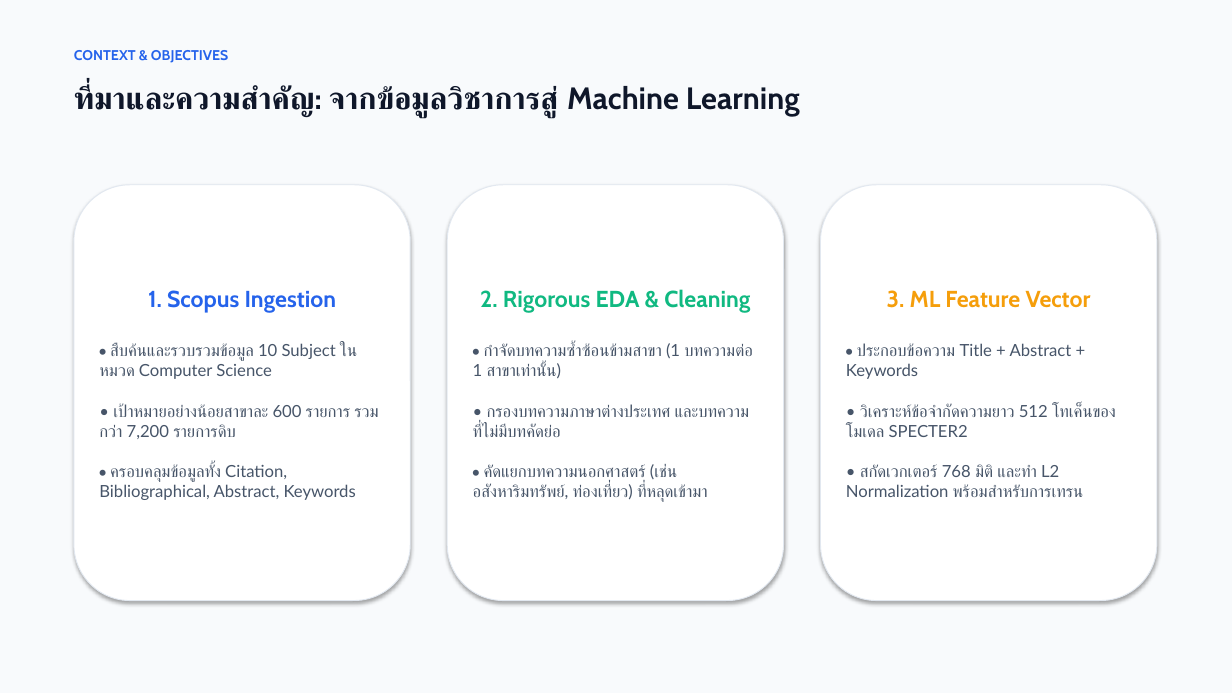
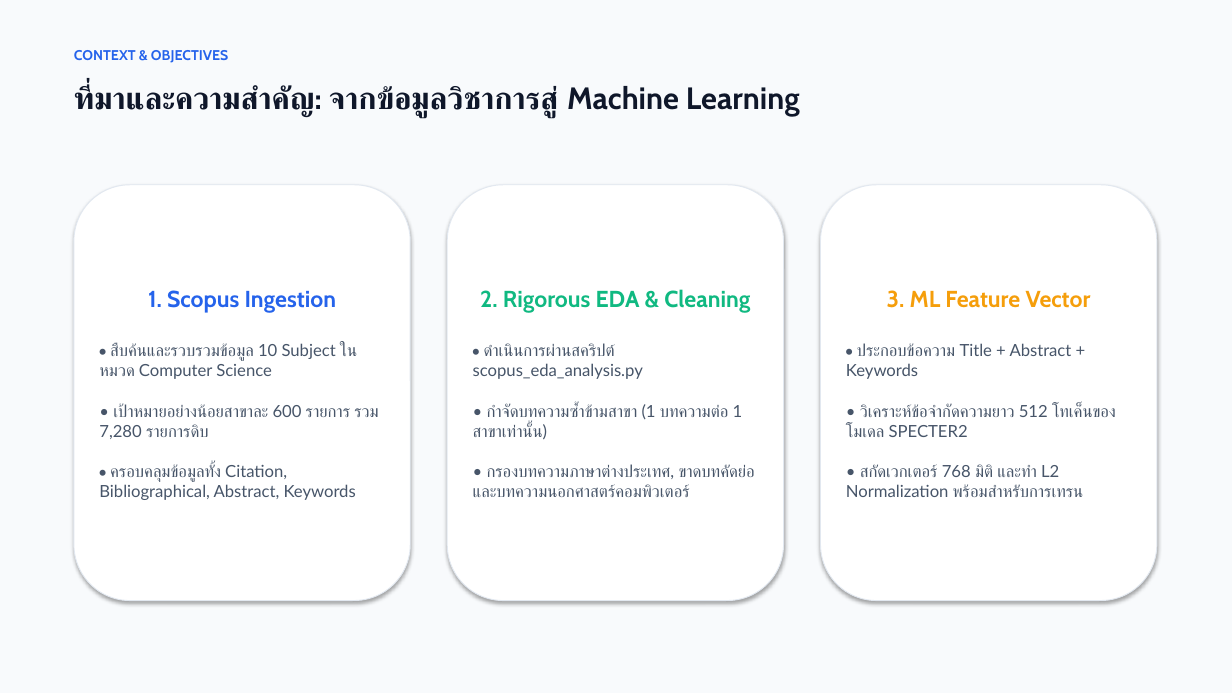
Before and after one commit to wayu15244/ScopusDataMidTerm, a slide deck: slide 2 of slides/EDA_Scopus_Presentation.pptx. Drawn at 1232x693 pixels with LibreOffice and Linux fonts; fonts in the diff are those of the drawing. Boxes give left, top, right and bottom in pixels: in the first picture for what was removed or moved away, otherwise in the second. Text is boxed around its words. In the diff, an @@ line names an element or a change of style, - is before the commit and + after.

```diff
--- a/slides/EDA_Scopus_Presentation.pptx
+++ b/slides/EDA_Scopus_Presentation.pptx
@@ text in rounded rectangle at [99,343,378,500]: text changed @@
-• สืบค้นและรวบรวมข้อมูล 10 Subject ในหมวด Computer Science
-• เป้าหมายอย่างน้อยสาขาละ 600 รายการ รวมกว่า 7,200 รายการดิบ
-• ครอบคลุมข้อมูลทั้ง Citation, Bibliographical, Abstract, Keywords
+• สืบค้นและรวบรวมข้อมูล 10 Subject ในหมวด Computer Science
+• เป้าหมายอย่างน้อยสาขาละ 600 รายการ รวม 7,280 รายการดิบ
+• ครอบคลุมข้อมูลทั้ง Citation, Bibliographical, Abstract, Keywords
@@ text in rounded rectangle at [473,344,755,497]: text changed @@
-• กำจัดบทความซ้ำซ้อนข้ามสาขา (1 บทความต่อ 1 สาขาเท่านั้น)
-• กรองบทความภาษาต่างประเทศ และบทความที่ไม่มีบทคัดย่อ
-• คัดแยกบทความนอกศาสตร์ (เช่น อสังหาริมทรัพย์, ท่องเที่ยว) ที่หลุดเข้ามา
+• ดำเนินการผ่านสคริปต์ scopus_eda_analysis.py
+• กำจัดบทความซ้ำข้ามสาขา (1 บทความต่อ 1 สาขาเท่านั้น)
+• กรองบทความภาษาต่างประเทศ, ขาดบทคัดย่อ และบทความนอกศาสตร์คอมพิวเตอร์
```
Also in this commit, not shown: 8 other slides changed, 20 other files.
